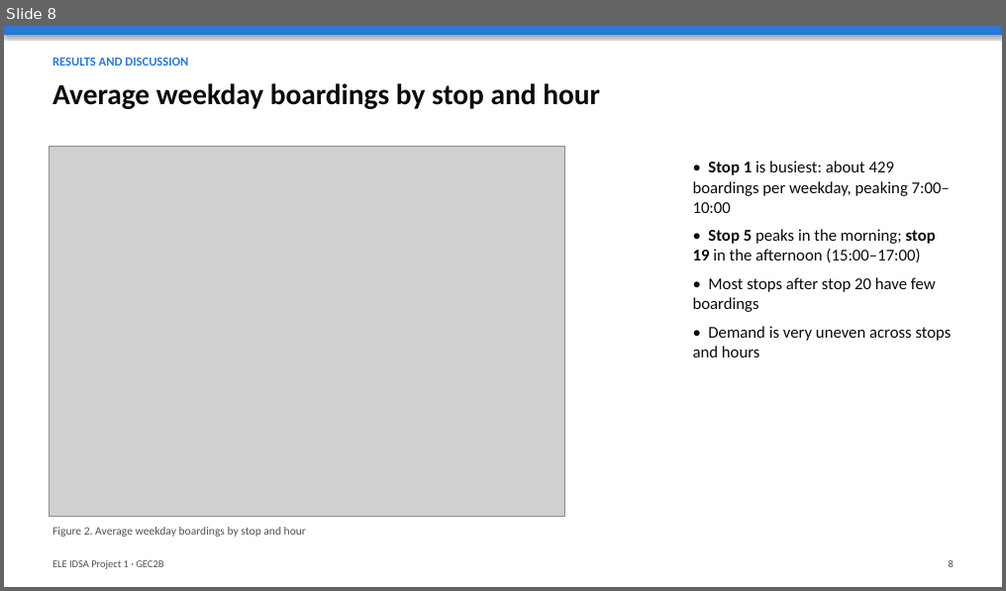
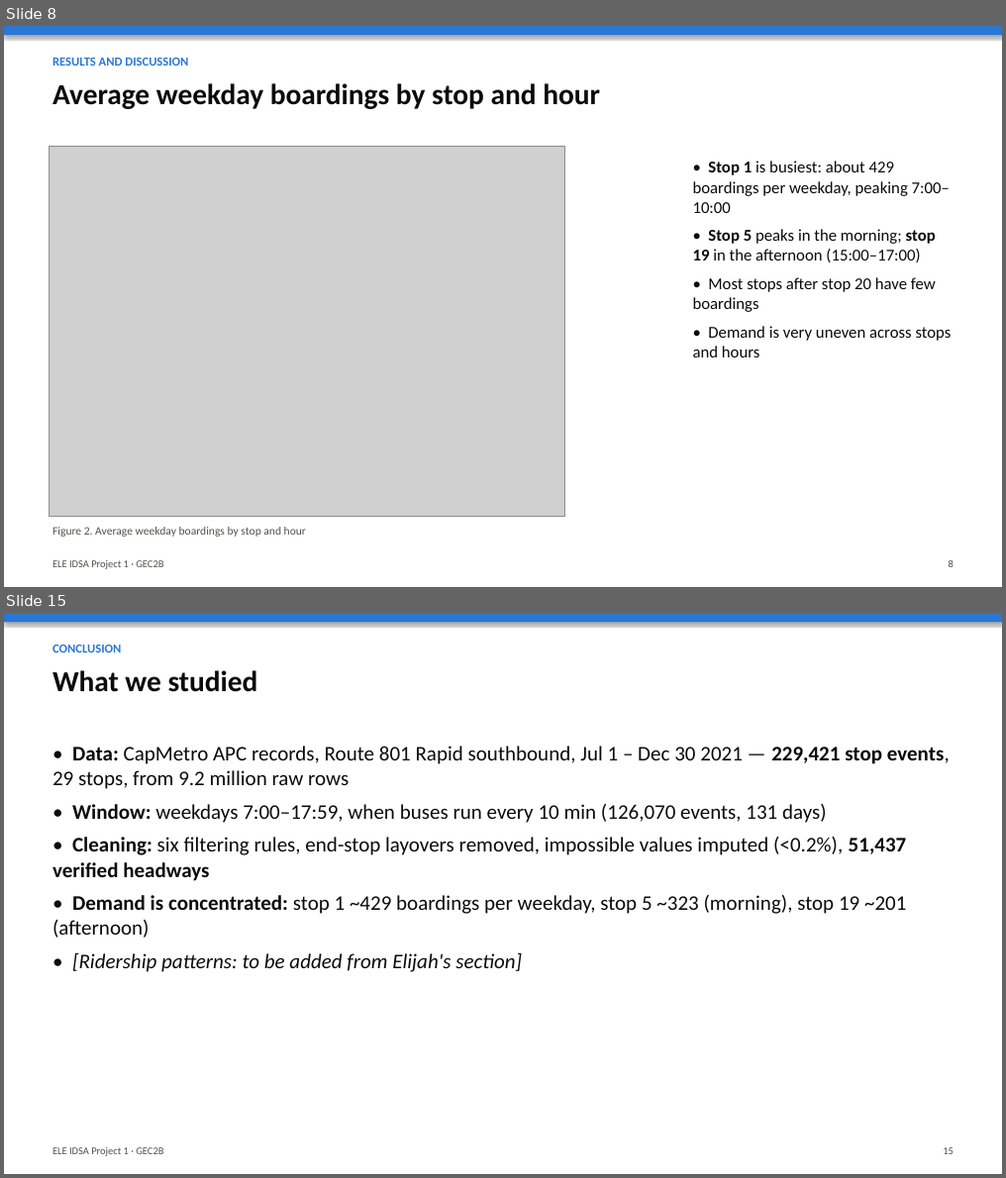
Before and after one commit to RJL-Marquez/ELE-IDSA-PROJECT-1, a slide deck: report/output/ELE_IDSA_Project1_Slides.pptx. Shown one above the other, each under a label of ours: slide 8 before the commit, slides 8 and 15 after it; the slides between them are not shown. The pictures are 1006x591 and 1006x1178 pixels, drawn with LibreOffice and Linux fonts; fonts in the diff are those of the drawing; grey boxes stand for pictures. Boxes give left, top, right and bottom in pixels: in the first picture for what was removed or moved away, otherwise in the second. Text is boxed around its words. In the diff, an @@ line names an element or a change of style, - is before the commit and + after.

```diff
--- a/report/output/ELE_IDSA_Project1_Slides.pptx
+++ b/report/output/ELE_IDSA_Project1_Slides.pptx
@@ slide 15 added at box(4, 613, 1002, 1174), background #FFFFFF @@
@@ rectangle added at box(4, 613, 1002, 622), fill #2A78D6 @@
@@ text added at box(53, 644, 121, 653), 12 pt, text #2A78D6, bold @@
+CONCLUSION
@@ text added at box(53, 670, 258, 692), 28 pt, text #0B0B0B, bold @@
+What we studied
@@ text added at box(53, 746, 949, 972), 20 pt, text #0B0B0B @@
+• Data: CapMetro APC records, Route 801 Rapid southbound, Jul 1 – Dec 30 2021 — 229,421 stop events, 29 stops, from 9.2 million raw rows
+• Window: weekdays 7:00–17:59, when buses run every 10 min (126,070 events, 131 days)
+• Cleaning: six filtering rules, end-stop layovers removed, impossible values imputed (<0.2%), 51,437 verified headways
+• Demand is concentrated: stop 1 ~429 boardings per weekday, stop 5 ~323 (morning), stop 19 ~201 (afternoon)
+• [Ridership patterns: to be added from Elijah's section]
@@ text added at box(53, 1148, 163, 1157), 10 pt, text #52514E @@
+ELE IDSA Project 1 · GEC2B
@@ text added at box(943, 1148, 953, 1155), 10 pt, text #52514E @@
+15
```
Also in this commit, not shown: 2 slides changed, 6 other slides added, 3 other files.
